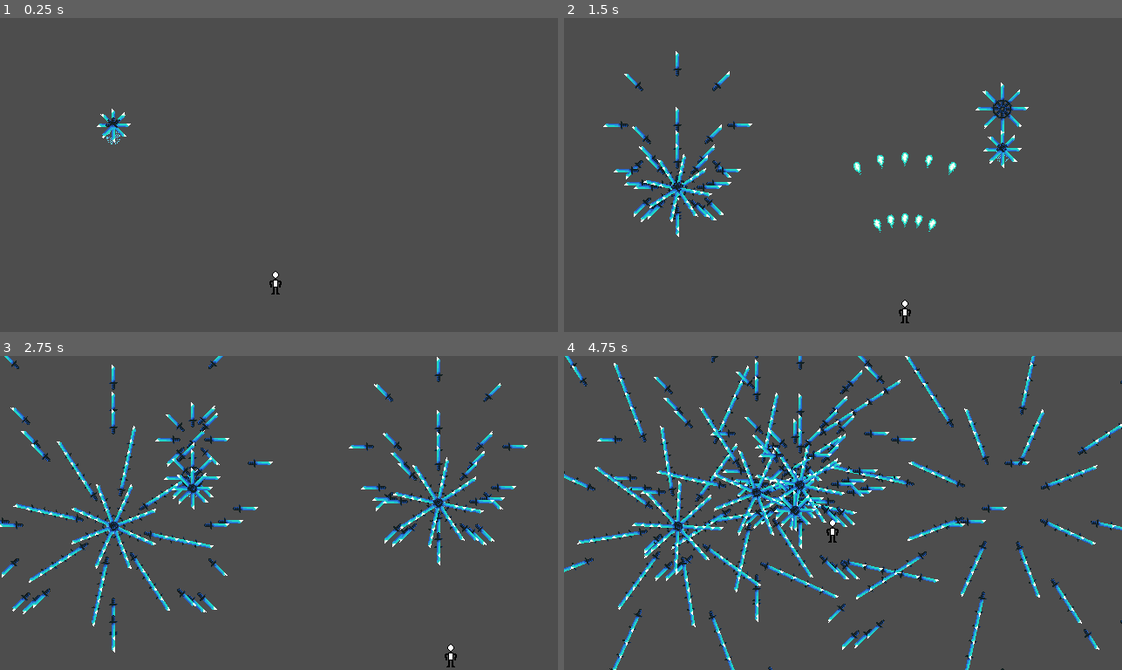
Above: before the commit, frames 1-4 (two rows, left to right).
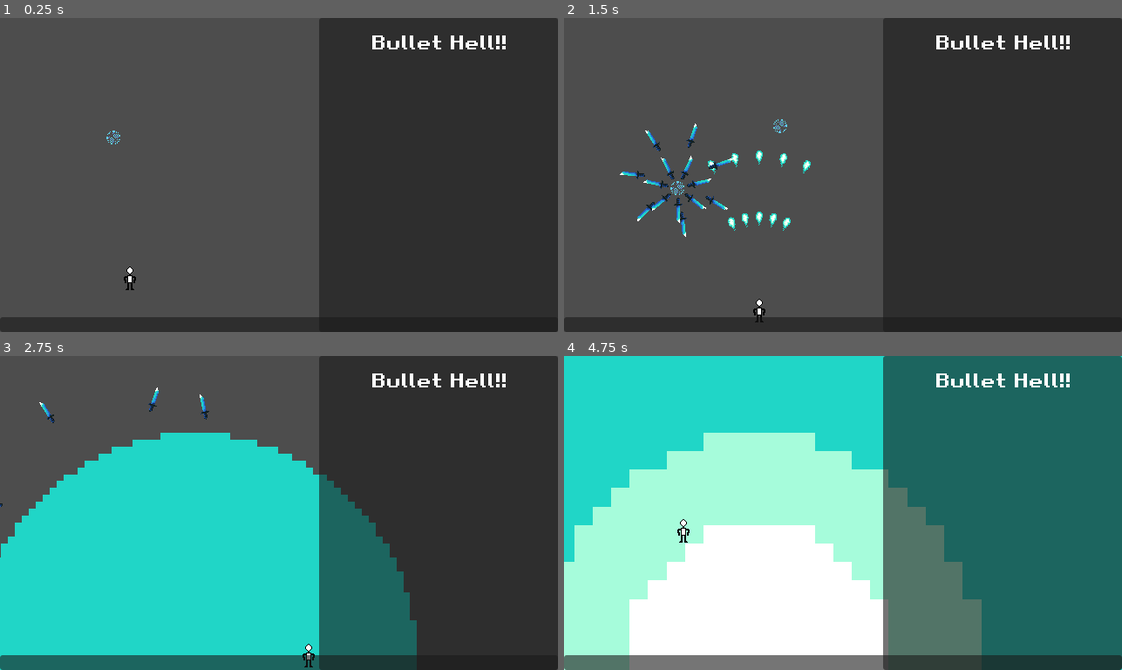
Above: after the commit, the same moments.

Repository: PhotonChaos/BulletHell
Game: Godot game, scene res://scenes/game.tscn
Two runs of this game, one before a commit and one after it. Both use one fixed random seed, a clock stepped at 60 frames per second and the inputs below.
Inputs:
- Up to frame 1 (0.25 s): no input
- Up to frame 2 (1.5 s): hold Right (move_right) 0.53-1.28 s; hold Shift (focus) 0.53-1.28 s; tap Z (primary) at 0.8, 1.35 s; hold Down (move_down) from 1.28 s (still down)
- Up to frame 3 (2.75 s): tap X (secondary) at 1.55 s; release Down (move_down) at 2.03 s; hold Right (move_right) from 2.03 s (still down); hold X (secondary) from 2.03 s (still down); tap Shift (focus) at 2.3 s
- Up to frame 4 (4.75 s): release Right (move_right) at 2.78 s; release X (secondary) at 2.78 s; hold Up (move_up) 2.78-3.53 s; tap Shift (focus) at 2.85, 4.55 s; tap Z (primary) at 3.05 s; hold Z (primary) 3.53-4.28 s; hold Left (move_left) from 3.53 s (still down); tap X (secondary) at 3.8, 4.35 s

The runs differ from the first frame. In frame 1, 46% of the frame differs, in the area x 0-100%, y 0-100%; in frame 2, 48%; in frame 3, 81%; in frame 4, 99%.

Commit message:
Added bombs and started UI

Diff:
--- /dev/null
+++ b/scenes/Main.tscn
@@ -0,0 +1,39 @@
+[gd_scene load_steps=2 format=3 uid="uid://dn4eu8dksotav"]
+
+[ext_resource type="PackedScene" uid="uid://uk6quv3bwyb6" path="res://scenes/game.tscn" id="1_elqb8"]
+
+[node name="Main" type="Node2D"]
+
+[node name="UI" type="CanvasLayer" parent="."]
+
+[node name="Control" type="Control" parent="UI"]
+layout_mode = 3
+anchors_preset = 15
+anchor_right = 1.0
+anchor_bottom = 1.0
+grow_horizontal = 2
+grow_vertical = 2
+
+[node name="Panel" type="Panel" parent="UI/Control"]
+layout_mode = 1
+anchors_preset = 11
+anchor_left = 1.0
+anchor_right = 1.0
+anchor_bottom = 1.0
+offset_left = -313.0
+grow_horizontal = 0
+grow_vertical = 2
+
+[node name="Label" type="Label" parent="UI/Control/Panel"]
+layout_mode = 1
+anchors_preset = 5
+anchor_left = 0.5
+anchor_right = 0.5
+offset_left = -59.0
+offset_top = 30.0
+offset_right = 59.0
+offset_bottom = 53.0
+grow_horizontal = 2
+text = "BULLET HELL!!!!"
+
+[node name="Game" parent="." instance=ExtResource("1_elqb8")]
--- /dev/null
+++ b/scenes/bomb.tscn
@@ -0,0 +1,24 @@
+[gd_scene load_steps=4 format=3 uid="uid://cnd30p5i63smb"]
+
+[ext_resource type="SpriteFrames" uid="uid://dgs8c1rmqgdmo" path="res://textures/animations/bomb.tres" id="1_4kkau"]
+[ext_resource type="Script" uid="uid://w88dyaqmsmu" path="res://scripts/bomb.gd" id="2_vpdcx"]
+
+[sub_resource type="CircleShape2D" id="CircleShape2D_vpdcx"]
+radius = 34.0588
+
+[node name="Bomb" type="AnimatedSprite2D"]
+z_index = -3
+sprite_frames = ExtResource("1_4kkau")
+script = ExtResource("2_vpdcx")
+damage = 300.0
+duration = 3.0
+
+[node name="Hitbox" type="Area2D" parent="."]
+collision_layer = 0
+collision_mask = 2
+
+[node name="CollisionShape2D" type="CollisionShape2D" parent="Hitbox"]
+shape = SubResource("CircleShape2D_vpdcx")
+
+[connection signal="animation_finished" from="." to="." method="_on_animation_finished"]
+[connection signal="area_entered" from="Hitbox" to="." method="_on_hitbox_area_entered"]
--- a/scenes/enemy.tscn
+++ b/scenes/enemy.tscn
@@ -1,6 +1,6 @@
 [gd_scene load_steps=5 format=3 uid="uid://bx36trimyfpbq"]
 
-[ext_resource type="Script" uid="uid://bosxi47wi46it" path="res://enemy.gd" id="1_7p1mj"]
+[ext_resource type="Script" uid="uid://bosxi47wi46it" path="res://scripts/enemy.gd" id="1_7p1mj"]
 [ext_resource type="Texture2D" uid="uid://cf8devk28ehbi" path="res://textures/turret.png" id="2_md0e3"]
 [ext_resource type="PackedScene" uid="uid://c8uq6kn21ulaq" path="res://scenes/killable.tscn" id="3_4ra3w"]
 
--- a/scenes/game.tscn
+++ b/scenes/game.tscn
@@ -1,9 +1,10 @@
-[gd_scene load_steps=9 format=3 uid="uid://uk6quv3bwyb6"]
+[gd_scene load_steps=10 format=3 uid="uid://uk6quv3bwyb6"]
 
 [ext_resource type="Script" uid="uid://cfuhtk0ngnq3" path="res://scripts/game.gd" id="1_lnu2h"]
 [ext_resource type="PackedScene" uid="uid://b5a8qqajkoryp" path="res://scenes/player.tscn" id="2_lbhrr"]
+[ext_resource type="AudioStream" uid="uid://dnp48pthy6pnw" path="res://sound/not_mine/pop.mp3" id="4_iywne"]
 [ext_resource type="AudioStream" uid="uid://b1sojvrbym1ec" path="res://sound/bulletShoot1.wav" id="4_lbhrr"]
-[ext_resource type="AudioStream" uid="uid://crospa2pb5jp4" path="res://sound/not_mine/block.mp3" id="5_iywne"]
+[ext_resource type="Theme" uid="uid://burtlrkgl63lg" path="res://ui/main_theme.tres" id="5_iywne"]
 
 [sub_resource type="RectangleShape2D" id="RectangleShape2D_e2o6t"]
 size = Vector2(672, 392)
@@ -20,13 +21,55 @@
 [node name="Game" type="Node2D"]
 script = ExtResource("1_lnu2h")
 
+[node name="UILayer" type="CanvasLayer" parent="."]
+
+[node name="MainUI" type="Control" parent="UILayer"]
+layout_mode = 3
+anchors_preset = 15
+anchor_right = 1.0
+anchor_bottom = 1.0
+grow_horizontal = 2
+grow_vertical = 2
+theme = ExtResource("5_iywne")
+
+[node name="Panel" type="Panel" parent="UILayer/MainUI"]
+layout_mode = 1
+anchors_preset = 11
+anchor_left = 1.0
+anchor_right = 1.0
+anchor_bottom = 1.0
+offset_left = -274.0
+grow_horizontal = 0
+grow_vertical = 2
+
+[node name="Label" type="Label" parent="UILayer/MainUI/Panel"]
+layout_mode = 1
+anchors_preset = 10
+anchor_right = 1.0
+offset_bottom = 57.0
+grow_horizontal = 2
+text = "Bullet Hell!!"
+horizontal_alignment = 1
+vertical_alignment = 1
+
+[node name="Panel2" type="Panel" parent="UILayer/MainUI"]
+layout_mode = 1
+anchors_preset = 12
+anchor_top = 1.0
+anchor_right = 1.0
+anchor_bottom = 1.0
+offset_top = -17.0
+grow_horizontal = 2
+grow_vertical = 0
+
 [node name="Player" parent="." instance=ExtResource("2_lbhrr")]
-position = Vector2(316, 302)
+position = Vector2(149, 297)
 speed = 200.0
 focus_speed = 100.0
 fire_rate = 20.0
 shot_count = 5
 shot_spread = 45.0
+focus_spread = 15.0
 
 [node name="BulletBounds" type="Area2D" parent="."]
 visible = false
@@ -39,9 +82,10 @@
 
 [node name="BulletSoundPlayer" type="AudioStreamPlayer2D" parent="."]
 stream = ExtResource("4_lbhrr")
+volume_db = -10.0
 
 [node name="EnemyDeathSoundPlayer" type="AudioStreamPlayer2D" parent="."]
-stream = ExtResource("5_iywne")
+stream = ExtResource("4_iywne")
 
 [node name="Walls" type="Node2D" parent="."]
 
--- a/scenes/killable.tscn
+++ b/scenes/killable.tscn
@@ -1,6 +1,6 @@
 [gd_scene load_steps=2 format=3 uid="uid://c8uq6kn21ulaq"]
 
-[ext_resource type="Script" uid="uid://dk81bhrptt8je" path="res://killable.gd" id="1_8gkj0"]
+[ext_resource type="Script" uid="uid://dk81bhrptt8je" path="res://scripts/killable.gd" id="1_8gkj0"]
 
 [node name="Killable" type="Area2D"]
 collision_layer = 2
--- a/scenes/player.tscn
+++ b/scenes/player.tscn
@@ -1,9 +1,10 @@
-[gd_scene load_steps=9 format=3 uid="uid://b5a8qqajkoryp"]
+[gd_scene load_steps=10 format=3 uid="uid://b5a8qqajkoryp"]
 
 [ext_resource type="Script" uid="uid://bi0cje8dqty4t" path="res://scripts/player.gd" id="1_4flbx"]
 [ext_resource type="Texture2D" uid="uid://dnck3uf6dygsx" path="res://textures/player.png" id="1_onrkg"]
 [ext_resource type="Texture2D" uid="uid://cp17eer47sjjy" path="res://textures/hitbox.png" id="3_i3pqv"]
 [ext_resource type="AudioStream" uid="uid://k61e757lhigq" path="res://sound/hitHurt.wav" id="4_dqkch"]
+[ext_resource type="AudioStream" uid="uid://cul6jc03mcold" path="res://sound/not_mine/click.mp3" id="5_qlg0r"]
 
 [sub_resource type="PhysicsMaterial" id="PhysicsMaterial_dqkch"]
 friction = 0.0
@@ -22,6 +23,8 @@
 gravity_scale = 0.0
 lock_rotation = true
 script = ExtResource("1_4flbx")
+lives = 5
+bombs = 4
 
 [node name="PlayerWallCollider" type="CollisionShape2D" parent="."]
 position = Vector2(0, 1.5)
@@ -54,8 +57,11 @@
 position = Vector2(0, 2)
 shape = SubResource("CircleShape2D_i3pqv")
 
-[node name="PlayerSFX" type="AudioStreamPlayer2D" parent="."]
+[node name="PlayerHitSFX" type="AudioStreamPlayer2D" parent="."]
 stream = ExtResource("4_dqkch")
+
+[node name="PlayerGrazeSFX" type="AudioStreamPlayer2D" parent="."]
+stream = ExtResource("5_qlg0r")
 
 [connection signal="area_entered" from="HitboxSprite/PlayerHitbox" to="." method="_on_player_hitbox_area_entered"]
 [connection signal="area_entered" from="PlayerGrazebox" to="." method="_on_player_grazebox_area_entered"]
--- /dev/null
+++ b/scripts/bomb.gd
@@ -0,0 +1,50 @@
+class_name Bomb
+extends AnimatedSprite2D
+
+@export var damage: float
+@export_range(0.1, 30) var duration: float
+
+@onready var area = $Hitbox as Area2D
+
+const DAMAGE_GAP = 0.5
+const MAX_SCALE = Vector2(20, 20)
+const MIN_SCALE = Vector2(0.1, 0.1)
+
+var _age: float
+var _damage_cooldown: float
+var _lerp_end: float
+
+func _ready() -> void:
+	scale = Vector2(0.1, 0.1)
+
+	_age = 0
+	_damage_cooldown = 0
+	_lerp_end = duration - 1/(sprite_frames.get_animation_speed("default") * sprite_frames.get_frame_count("default"))
+	pause()
+
+
+func _process(delta: float) -> void:
+	_age += delta
+	_damage_cooldown = max(0, _damage_cooldown - delta)
+
+	if _damage_cooldown <= 0:
+		_damage_cooldown = DAMAGE_GAP
+
+		for target in area.get_overlapping_areas():
+			if target is Killable:
+				var t = target as Killable
+				t.damage(damage)
+
+	if _age > _lerp_end and not is_playing():
+		play("default")
+	else:
+		scale = MIN_SCALE.lerp(MAX_SCALE, _age / _lerp_end)
+
+
+func _on_animation_finished() -> void:
+	queue_free()
+
+
+func _on_hitbox_area_entered(area: Area2D) -> void:
+	if area is Bullet:
+		area.queue_free()
--- /dev/null
+++ b/scripts/enemy.gd
@@ -0,0 +1,59 @@
+class_name Enemy
+extends Node2D
+
+signal die
+
+## Called every enemy tick. Function of type Callable(age: int, pos: Vector2)
+var tick_func: Callable = Callable()
+
+## Called when the enemy dies. Function of type Callable(age: int, pos: Vector2)
+var death_func: Callable = Callable()
+
+## Lerp stuff
+var destination: Vector2 = Vector2.ZERO
+var target_dest: bool = false
+var interp_time: float = 2.0
+
+## Time in seconds between calls of the [method Enemy.tick] method
+var tick_duration: float = 0
+var _tick_counter: float = 0
+
+var _lifetime: float
+
+func _ready() -> void:
+	_lifetime = 0
+
+func _physics_process(delta: float) -> void:
+	_lifetime += delta
+
+	if tick_duration > 0:
+		_tick_counter += delta
+
+	if _tick_counter >= tick_duration:
+		_tick_counter -= tick_duration
+		tick()
+
+	if target_dest:
+		position = position.lerp(destination, 0.1)
+
+		if _lifetime >= interp_time:
+			position = destination
+			target_dest = false
+
+## Called in the _process method. [param age] is the amount of time since the enemy was spawned.
+func tick():
+	if tick_func.get_argument_count() > 0:
+		tick_func.call(_lifetime, global_position)
+
+
+## Called once when the enemy dies
+func death():
+	if death_func:
+		death_func.call(_lifetime, global_position)
+
+
+func _on_killable_dead() -> void:
+	death()
+	die.emit()
+	GameController.play_enemy_death_sfx()
+	queue_free()
--- a/scripts/game.gd
+++ b/scripts/game.gd
@@ -8,6 +8,7 @@
 #  4. Powerups
 
 # Sprite Layers (lower is further back):
+#  -3. Bomb Sprite
 #  -2. Player Shots
 #  -1. Player Sprite
 #   0. Default
@@ -112,10 +113,12 @@
 	enemy.position = Vector2(posx, -60)
 	enemy.destination = Vector2(posx, randf_range(130, 200))
 	enemy.target_dest = true
-	enemy.tick_duration = 0.2
+	enemy.tick_duration = 0.5
 
-	enemy.tick_func = func (age: int, _position: Vector2):
-		GameController.spawn_ring(_position, "knife", 8, age * PI/15, 5, 40, 20)
+	var enemy_shots = randi_range(5, 10)
+
+	enemy.tick_func = func (age: float, _position: Vector2):
+		GameController.spawn_ring(_position, "knife", enemy_shots, age * PI/15, 5, 40, 20)
 
 	add_child(enemy)
 
--- /dev/null
+++ b/scripts/killable.gd
@@ -0,0 +1,31 @@
+class_name Killable
+extends Area2D
+## Component of an enemy.
+## Represents an entity with health and a hitbox that can die.[br]
+## Requires one or more CollisionShape2D children.
+
+signal dead
+
+# TODO: Maybe add an on hit signal
+
+@export_range(1, 100000) var starting_health: int = 20
+
+var health: int
+
+
+func damage(amount: int) -> void:
+	health -= amount
+
+	if health <= 0:
+		dead.emit()
+
+
+func _ready() -> void:
+	health = starting_health
+
+
+func _on_area_entered(area: Area2D) -> void:
+	if area is PlayerShot:
+		var damage: int = (area as PlayerShot).damage
+		area.queue_free()
+		damage(damage)
--- a/scripts/player.gd
+++ b/scripts/player.gd
@@ -6,20 +6,32 @@
 ## Player Settings
 @export var speed: float
 @export var focus_speed: float
+@export var lives: int
+@export var bombs: int
 #@export var deathbomb_timer: float
 @export_group("Player Shot")
 @export_range(1, 100) var fire_rate: float
 @export_range(1, 7) var shot_count: int
 ## Shot spread in degrees
 @export_range(1, 360) var shot_spread: float
+@export_range(1, 360) var focus_spread: float
 
 ## Game Variables
 @onready var hitbox_sprite: Sprite2D = $HitboxSprite
-@onready var sfx_player: AudioStreamPlayer2D = $PlayerSFX
-@onready var shot_template: PackedScene = preload("res://scenes/player_shot.tscn")
+@onready var sfx_player_hit: AudioStreamPlayer2D = $PlayerHitSFX
+@onready var sfx_player_graze: AudioStreamPlayer2D = $PlayerGrazeSFX
+
+var shot_template: PackedScene = preload("res://scenes/player_shot.tscn")
+var bomb_template: PackedScene = preload("res://scenes/bomb.tscn")
 
 @onready var shot_threshold: float = 1/fire_rate
 @onready var shot_cooldown: float = shot_threshold
+
+const BOMB_COOLDOWN: float = 4
+var _bomb_cooldown: float = BOMB_COOLDOWN
+
+var _lives: int
+var _bombs: int
 
 const MAX_ITIME: float = 1  # Max itime when hit
 var itime: float = 0
@@ -29,30 +41,56 @@
 
 var _shot_gap_size: float
 var _shot_angle_start: float
+var _focus_gap_size: float
+var _focus_angle_start: float
+
+enum PlayerState {
+	NORMAL,
+	DIALOGUE,
+	PAUSE
+}
+
+var state: PlayerState
 
 func get_move_speed() -> float:
 	return focus_speed if focused else speed
 
 func shoot() -> void:
+	var gap_size = _focus_gap_size if focused else _shot_gap_size
+	var angle_start = _focus_angle_start if focused else _shot_angle_start
+
 	for i in range(shot_count):
 		var shot: PlayerShot = shot_template.instantiate()
 		shot.position = position + Vector2(0, -10)
-		shot.rotation = _shot_angle_start + i*_shot_gap_size + PI/2
-		shot.velocity = Vector2.from_angle(_shot_angle_start + i*_shot_gap_size) * 20
+		shot.rotation = angle_start + i*gap_size + PI/2
+		shot.velocity = Vector2.from_angle(angle_start + i*gap_size) * 20
 		add_sibling(shot)
 
+func bomb() -> void:
+	var bomb = bomb_template.instantiate() as Bomb
+	bomb.position = position
+	add_sibling(bomb)
 
 func _ready() -> void:
+	state = PlayerState.NORMAL
+
+	_lives = lives
+	_bombs = bombs
+
 	var _shot_spread_rad = deg_to_rad(shot_spread)
+	var _focus_spread_rad = deg_to_rad(focus_spread)
 
-	_shot_angle_start = -(PI+_shot_spread_rad)/2
+	_shot_angle_start  = -(PI+_shot_spread_rad)/2
+	_focus_angle_start = -(PI+_focus_spread_rad)/2
 
 	if shot_count > 1:
-		_shot_gap_size = _shot_spread_rad / (shot_count-1)
+		_shot_gap_size  = _shot_spread_rad / (shot_count-1)
+		_focus_gap_size = _focus_spread_rad / (shot_count-1)
 	else:
 		_shot_gap_size = 0
+		_focus_gap_size = 0
 
-func _process(delta: float) -> void:
+func _physics_process(delta: float) -> void:
 	# Moving
 	if not focused and Input.is_action_pressed("focus"):
 		focused = true
@@ -75,8 +113,14 @@
 
 	linear_velocity = frame_move.normalized() * get_move_speed()
 
-	# Shooting
+	itime = max(0, itime - delta)
+
+	## From this point onwards, nothing runs in cutscene or during pause
+	if state != PlayerState.NORMAL:
+		return
+
 	shot_cooldown += delta
+	_bomb_cooldown += delta
 
 	if shot_cooldown >= shot_threshold:
 		shot_cooldown = shot_threshold
@@ -85,8 +129,15 @@
 			shot_cooldown = 0
 			shoot()
 
-	# ITime
-	itime = max(0, itime - delta)
+	if _bomb_cooldown >= BOMB_COOLDOWN:
+		_bomb_cooldown = BOMB_COOLDOWN
+
+		if Input.is_action_pressed("secondary") and _bombs > 0:
+			_bomb_cooldown = 0
+			_bombs -= 1
+			itime += 6
+			bomb()
+
 
 
 func _on_player_hitbox_area_entered(area: Area2D) -> void:
@@ -94,7 +145,7 @@
 		return
 
 	area.queue_free()
-	sfx_player.play()
+	sfx_player_hit.play()
 	player_damage.emit()
 
 	itime = MAX_ITIME
@@ -102,3 +153,4 @@
 
 func _on_player_grazebox_area_entered(area: Area2D) -> void:
 	points += 1
+	sfx_player_graze.play()
--- /dev/null
+++ b/textures/animations/bomb.tres
@@ -0,0 +1,137 @@
+[gd_resource type="SpriteFrames" load_steps=20 format=3 uid="uid://dgs8c1rmqgdmo"]
+
+[ext_resource type="Texture2D" uid="uid://bmxpjwm0hopov" path="res://textures/bomb.png" id="1_lh8kc"]
+
+[sub_resource type="AtlasTexture" id="AtlasTexture_vpdcx"]
+atlas = ExtResource("1_lh8kc")
+region = Rect2(0, 0, 64, 64)
+
+[sub_resource type="AtlasTexture" id="AtlasTexture_j15uc"]
+atlas = ExtResource("1_lh8kc")
+region = Rect2(64, 0, 64, 64)
+
+[sub_resource type="AtlasTexture" id="AtlasTexture_84slv"]
+atlas = ExtResource("1_lh8kc")
+region = Rect2(128, 0, 64, 64)
+
+[sub_resource type="AtlasTexture" id="AtlasTexture_nxi8k"]
+atlas = ExtResource("1_lh8kc")
+region = Rect2(192, 0, 64, 64)
+
+[sub_resource type="AtlasTexture" id="AtlasTexture_1hf1o"]
+atlas = ExtResource("1_lh8kc")
+region = Rect2(256, 0, 64, 64)
+
+[sub_resource type="AtlasTexture" id="AtlasTexture_56fam"]
+atlas = ExtResource("1_lh8kc")
+region = Rect2(320, 0, 64, 64)
+
+[sub_resource type="AtlasTexture" id="AtlasTexture_8lqhf"]
+atlas = ExtResource("1_lh8kc")
+region = Rect2(384, 0, 64, 64)
+
+[sub_resource type="AtlasTexture" id="AtlasTexture_7nxw5"]
+atlas = ExtResource("1_lh8kc")
+region = Rect2(448, 0, 64, 64)
+
+[sub_resource type="AtlasTexture" id="AtlasTexture_m3s2y"]
+atlas = ExtResource("1_lh8kc")
+region = Rect2(512, 0, 64, 64)
+
+[sub_resource type="AtlasTexture" id="AtlasTexture_3nocn"]
+atlas = ExtResource("1_lh8kc")
+region = Rect2(576, 0, 64, 64)
+
+[sub_resource type="AtlasTexture" id="AtlasTexture_poanl"]
+atlas = ExtResource("1_lh8kc")
+region = Rect2(640, 0, 64, 64)
+
+[sub_resource type="AtlasTexture" id="AtlasTexture_8gab1"]
+atlas = ExtResource("1_lh8kc")
+region = Rect2(704, 0, 64, 64)
+
+[sub_resource type="AtlasTexture" id="AtlasTexture_rdkyb"]
+atlas = ExtResource("1_lh8kc")
+region = Rect2(768, 0, 64, 64)
+
+[sub_resource type="AtlasTexture" id="AtlasTexture_sk3su"]
+atlas = ExtResource("1_lh8kc")
+region = Rect2(832, 0, 64, 64)
+
+[sub_resource type="AtlasTexture" id="AtlasTexture_k4r2f"]
+atlas = ExtResource("1_lh8kc")
+region = Rect2(896, 0, 64, 64)
+
+[sub_resource type="AtlasTexture" id="AtlasTexture_3swkl"]
+atlas = ExtResource("1_lh8kc")
+region = Rect2(960, 0, 64, 64)
+
+[sub_resource type="AtlasTexture" id="AtlasTexture_gix0d"]
+atlas = ExtResource("1_lh8kc")
+region = Rect2(1024, 0, 64, 64)
+
+[sub_resource type="AtlasTexture" id="AtlasTexture_o4q78"]
+atlas = ExtResource("1_lh8kc")
+region = Rect2(1088, 0, 64, 64)
+
+[resource]
+animations = [{
+"frames": [{
+"duration": 1.0,
+"texture": SubResource("AtlasTexture_vpdcx")
+}, {
+"duration": 1.0,
+"texture": SubResource("AtlasTexture_j15uc")
+}, {
+"duration": 1.0,
+"texture": SubResource("AtlasTexture_84slv")
+}, {
+"duration": 1.0,
+"texture": SubResource("AtlasTexture_nxi8k")
+}, {
+"duration": 1.0,
+"texture": SubResource("AtlasTexture_1hf1o")
+}, {
+"duration": 1.0,
+"texture": SubResource("AtlasTexture_56fam")
+}, {
+"duration": 1.0,
+"texture": SubResource("AtlasTexture_8lqhf")
+}, {
+"duration": 1.0,
+"texture": SubResource("AtlasTexture_7nxw5")
+}, {
+"duration": 1.0,
+"texture": SubResource("AtlasTexture_m3s2y")
+}, {
+"duration": 1.0,
+"texture": SubResource("AtlasTexture_3nocn")
+}, {
+"duration": 1.0,
+"texture": SubResource("AtlasTexture_poanl")
+}, {
+"duration": 1.0,
+"texture": SubResource("AtlasTexture_8gab1")
+}, {
+"duration": 1.0,
+"texture": SubResource("AtlasTexture_rdkyb")
+}, {
+"duration": 1.0,
+"texture": SubResource("AtlasTexture_sk3su")
+}, {
+"duration": 1.0,
+"texture": SubResource("AtlasTexture_k4r2f")
+}, {
+"duration": 1.0,
+"texture": SubResource("AtlasTexture_3swkl")
+}, {
+"duration": 1.0,
+"texture": SubResource("AtlasTexture_gix0d")
+}, {
+"duration": 1.0,
+"texture": SubResource("AtlasTexture_o4q78")
+}],
+"loop": false,
+"name": &"default",
+"speed": 30.0
+}]
--- /dev/null
+++ b/ui/main_theme.tres
@@ -0,0 +1,18 @@
+[gd_resource type="Theme" load_steps=3 format=3 uid="uid://burtlrkgl63lg"]
+
+[ext_resource type="FontFile" uid="uid://dheo5shechy1r" path="res://ui/fonts/Retro Gaming.ttf" id="1_g1fjd"]
+
+[sub_resource type="StyleBoxEmpty" id="StyleBoxEmpty_g1fjd"]
+
+[resource]
+Label/colors/font_color = Color(1, 1, 1, 1)
+Label/colors/font_outline_color = Color(0, 0, 0, 1)
+Label/colors/font_shadow_color = Color(0, 0, 0, 0)
+Label/constants/line_spacing = 3
+Label/constants/outline_size = 0
+Label/constants/shadow_offset_x = 1
+Label/constants/shadow_offset_y = 1
+Label/constants/shadow_outline_size = 1
+Label/font_sizes/font_size = 22
+Label/fonts/font = ExtResource("1_g1fjd")
+Label/styles/normal = SubResource("StyleBoxEmpty_g1fjd")
Not shown, added: scripts/bomb.gd.uid
Not shown, added: scripts/enemy.gd.uid
Not shown, added: scripts/killable.gd.uid
Not shown, added: sound/not_mine/click.mp3.import
Not shown, added: sound/not_mine/pop.mp3.import
Binary file added: textures/bomb.aseprite
Binary file added: textures/bomb.png
Not shown, added: textures/bomb.png.import
Binary file added: ui/fonts/Retro Gaming.ttf
Not shown, added: ui/fonts/Retro Gaming.ttf.import
Binary file added: ui/fonts/upheavtt.ttf
Not shown, added: ui/fonts/upheavtt.ttf.import
(and 2 more such lines)
